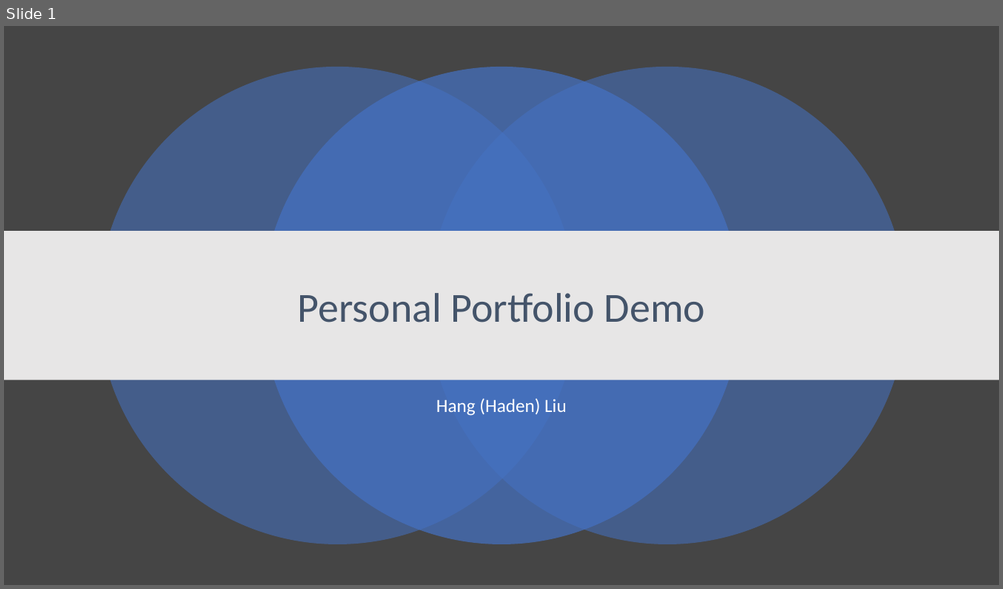
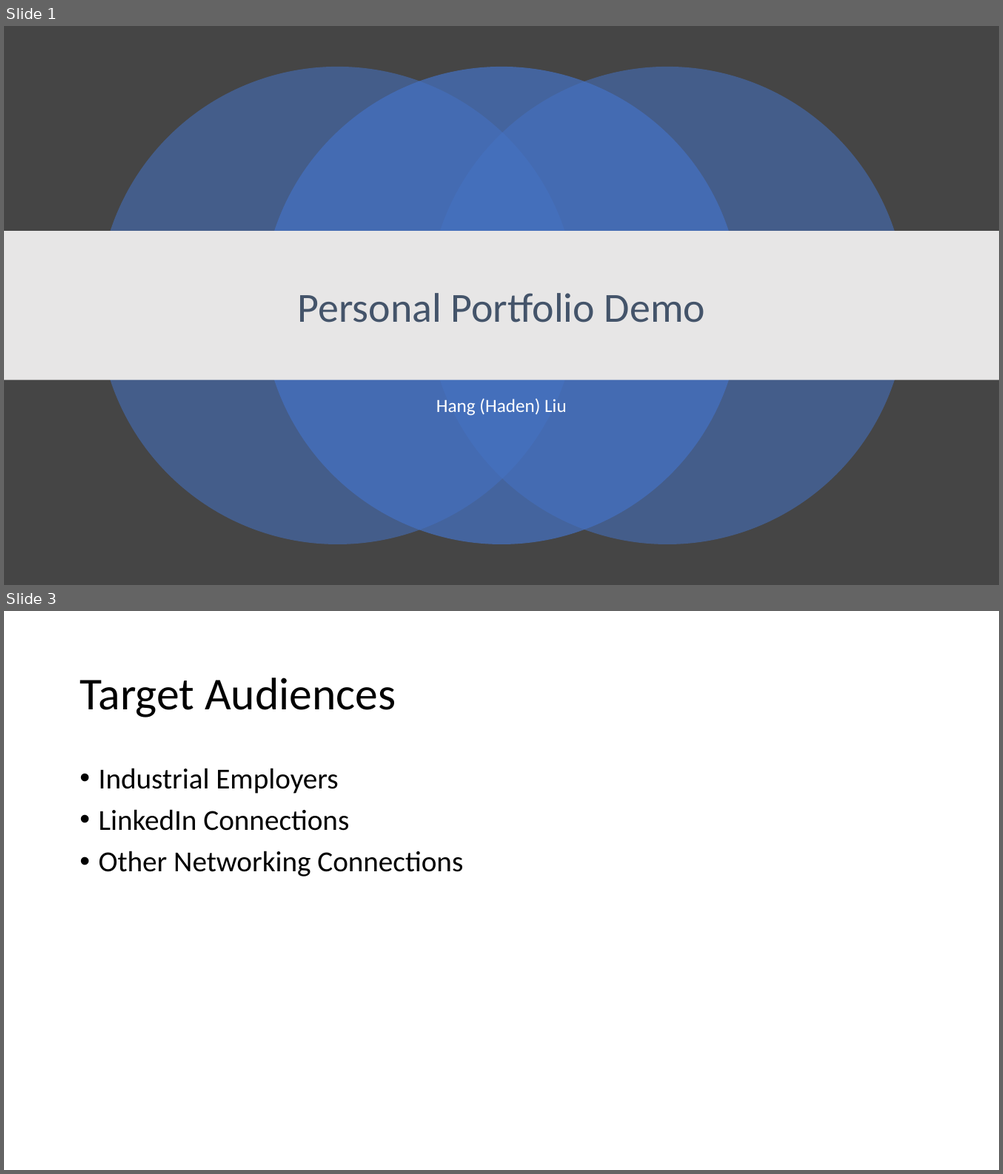
Before and after one commit to haden-liu/Hang-Liu_T1A2, a slide deck: assets/Presentation1.pptx. Shown one above the other, each under a label of ours: slide 1 before the commit, slides 1 and 3 after it; the slides between them are not shown. The pictures are 1003x589 and 1003x1174 pixels, drawn with LibreOffice and Linux fonts; fonts in the diff are those of the drawing. Boxes give left, top, right and bottom in pixels: in the first picture for what was removed or moved away, otherwise in the second. Text is boxed around its words. In the diff, an @@ line names an element or a change of style, - is before the commit and + after.

```diff
--- a/assets/Presentation1.pptx
+++ b/assets/Presentation1.pptx
@@ slide 3 added at bbox=[4, 611, 999, 1170], background #FFFFFF @@
@@ title added at bbox=[79, 678, 395, 718], 44 pt, text #000000 @@
+Target Audiences
@@ text added at bbox=[99, 768, 463, 877], 28 pt, text #000000 @@
+• Industrial Employers
+• LinkedIn Connections
+• Other Networking Connections
```
Also in this commit, not shown: 5 other slides added, 1 slide removed, 2 other files.
